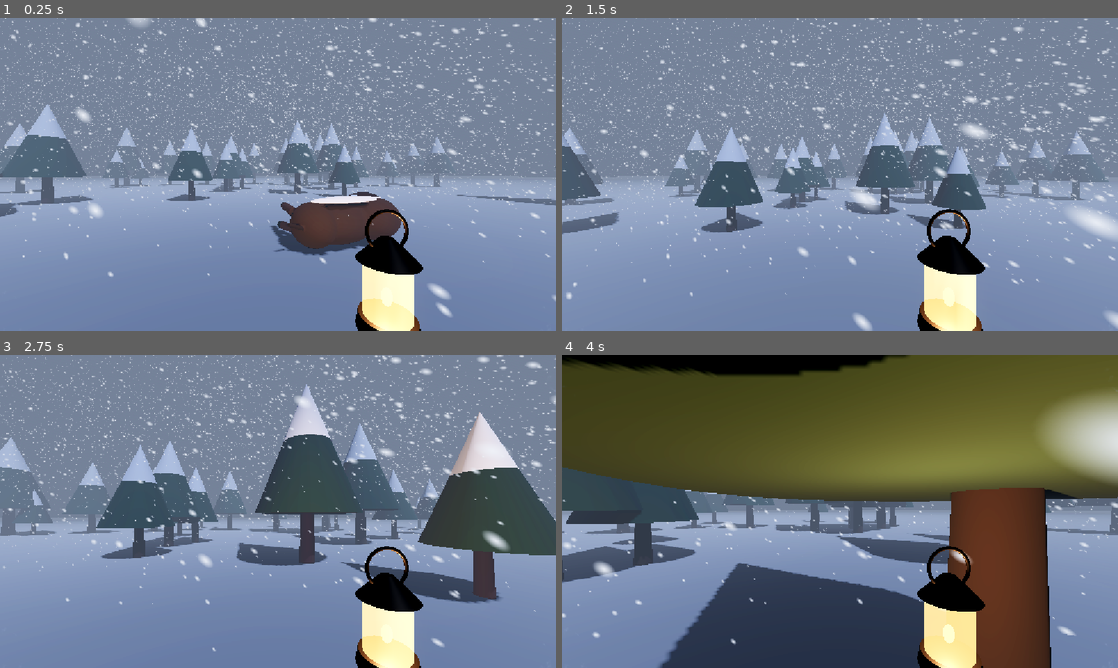
Above: before the commit, frames 1-4 (two rows, left to right).
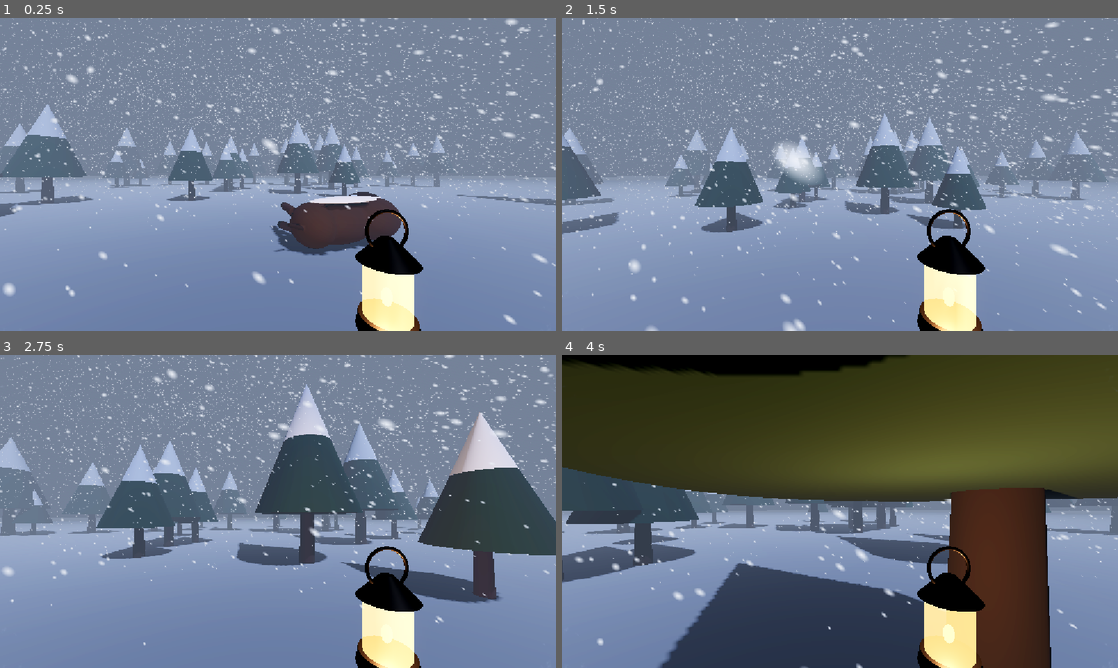
Above: after the commit, the same moments.

Repository: Fardeen16/Warm_Game
Game: Godot game, scene res://scenes/main.tscn
The game is run twice, just before and just after one commit, with the same random seed, the same clock (stepped at 60 frames per second) and the same inputs.
Inputs (mouse positions are in pixels of both pictures, inside the frame that each line leads up to):
- Up to frame 1 (0.25 s): no input
- Up to frame 2 (1.5 s): move the mouse to (867, 174) at 0.52 s; hold E (interact) 0.53-1.28 s; hold W (move_forward) from 0.53 s (still down); tap Space (jump) at 0.77 s; move the mouse to (812, 174) at 1.27 s; tap E (interact) at 1.35 s
- Up to frame 3 (2.75 s): keep holding W (move_forward); tap Space (jump) at 1.52 s; move the mouse to (289, 505) at 2.02 s; hold E (interact) from 2.03 s (still down)
- Up to frame 4 (4 s): keep holding W (move_forward); move the mouse to (834, 517) at 2.77 s; release E (interact) at 2.78 s; tap E (interact) at 2.85 s; tap Space (jump) at 3.02, 3.77 s; move the mouse to (878, 514) at 3.52 s; hold E (interact) from 3.53 s (still down)

The runs differ from the first frame. In frame 1, 10% of the frame differs, in the area x 0-100%, y 0-100%; in frame 2, 12%; in frame 3, 7.9%; in frame 4, 20%.

Commit message:
Tune storm and lantern: harsher storm, dimmer lantern
Intensity 0.99, storm speed 2.5, thicker clouds; lantern light energy 1.0.

Co-Authored-By: Claude Opus 5.5 <noreply@anthropic.com>

Diff:
--- a/scenes/main.tscn
+++ b/scenes/main.tscn
@@ -28,7 +28,7 @@
 glow_enabled = true
 fog_enabled = true
 fog_light_color = Color(0.42, 0.46, 0.53, 1)
-fog_density = 0.0325
+fog_density = 0.0397
 fog_sky_affect = 0.8
 volumetric_fog_enabled = true
 volumetric_fog_density = 0.01
@@ -104,18 +104,18 @@
 
 [node name="InteractRay" type="RayCast3D" parent="Player/Head/Camera3D" unique_id=1697775168]
 
-[node name="Lantern" parent="Player/Head/Camera3D" instance=ExtResource("8_lantern")]
+[node name="Lantern" parent="Player/Head/Camera3D" unique_id=68159463 instance=ExtResource("8_lantern")]
 transform = Transform3D(1, 0, 0, 0, 1, 0, 0, 0, 1, 0.24, -0.34, -0.45)
+light_energy = 1.0
 
 [node name="BisonCarcass" parent="." unique_id=1037808181 instance=ExtResource("5_bison")]
 transform = Transform3D(0.866025, 0, 0.5, 0, 1, 0, -0.5, 0, 0.866025, 1.5, 0, -5)
 
 [node name="SnowStorm" type="Node3D" parent="." unique_id=2091973302]
 script = ExtResource("2_storm")
-intensity = 0.9
-storm_speed = 1.6
-max_flakes = 100000
-cloud_density_storm = 0.4
+intensity = 0.99
+storm_speed = 2.5
+cloud_density_storm = 0.69
 cloud_glow = 0.6
 cloud_coverage = 0.4
 cloud_scale = 18.0
